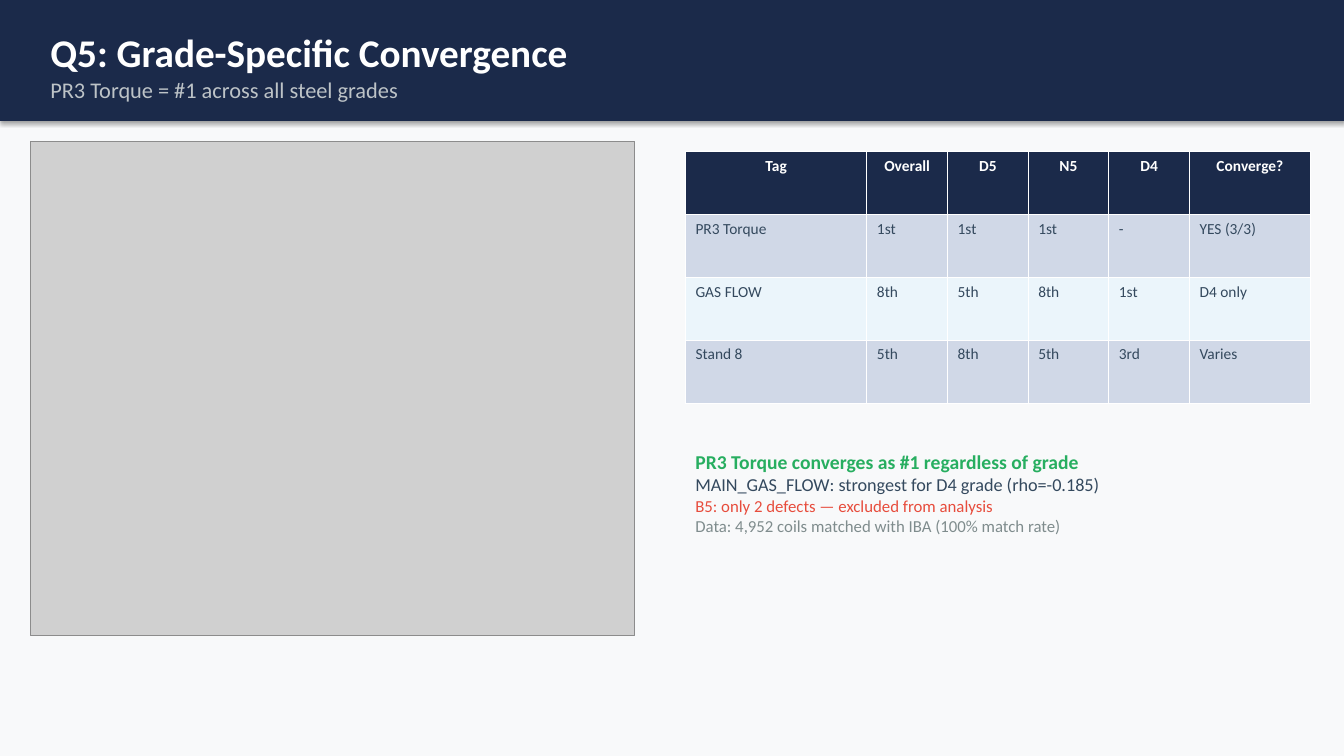
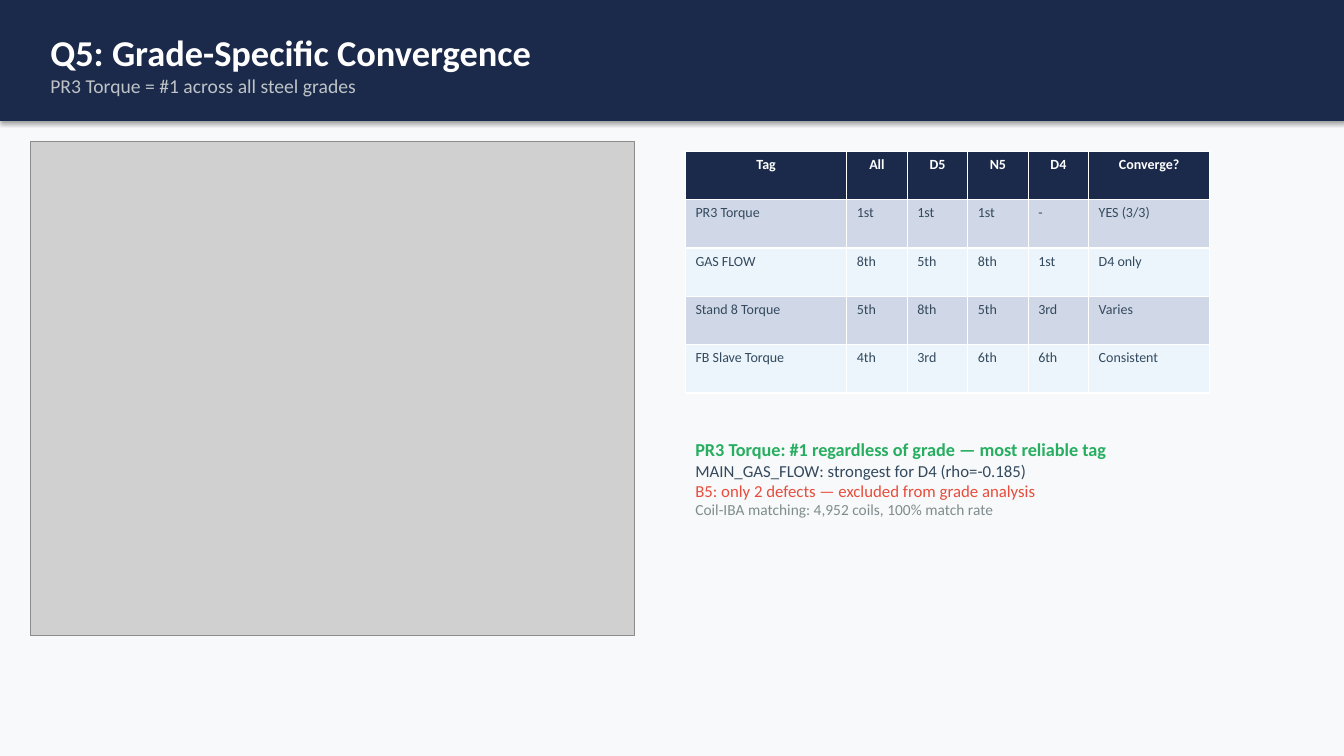
Before and after one commit to pathcosmos/steel_grade_iqr_analysis_v2, a slide deck: slide 6 of 0330_additional/0330_DH_Steel_IBA_Analysis_Report.pptx. Drawn at 1344x756 pixels with LibreOffice and Linux fonts; fonts in the diff are those of the drawing; grey boxes stand for pictures. Boxes give left, top, right and bottom in pixels: in the first picture for what was removed or moved away, otherwise in the second. Text is boxed around its words. In the diff, an @@ line names an element or a change of style, - is before the commit and + after.

```diff
--- a/0330_additional/0330_DH_Steel_IBA_Analysis_Report.pptx
+++ b/0330_additional/0330_DH_Steel_IBA_Analysis_Report.pptx
@@ rectangle "Q5: Grade-Specific Convergence" at (0,0,1344,121): size 28 to 26 pt in "Q5: Grade-Specific Convergence"; size 16 to 14 pt in "PR3 Torque = #1 across all steel ..." @@
@@ table at (686,151,1210,393) @@
-row 1, column 2: Overall
+row 1, column 2: All
-row 4: Stand 8 | 5th | 8th | 5th | 3rd | Varies
+row 4: Stand 8 Torque | 5th | 8th | 5th | 3rd | Varies
+row 5: FB Slave Torque | 4th | 3rd | 6th | 6th | Consistent
@@ table: place and size @@
-table at (686,151,1311,403)
+table at (686,151,1210,393)
@@ text at (695,443,1106,518): text changed; text colour #34495E to #27AE60 @@
-PR3 Torque converges as #1 regardless of grade
-MAIN_GAS_FLOW: strongest for D4 grade (rho=-0.185)
-B5: only 2 defects — excluded from analysis
-Data: 4,952 coils matched with IBA (100% match rate)
+PR3 Torque: #1 regardless of grade — most reliable tag
+MAIN_GAS_FLOW: strongest for D4 (rho=-0.185)
+B5: only 2 defects — excluded from grade analysis
+Coil-IBA matching: 4,952 coils, 100% match rate
```
Also in this commit, not shown: 16 other slides changed.
